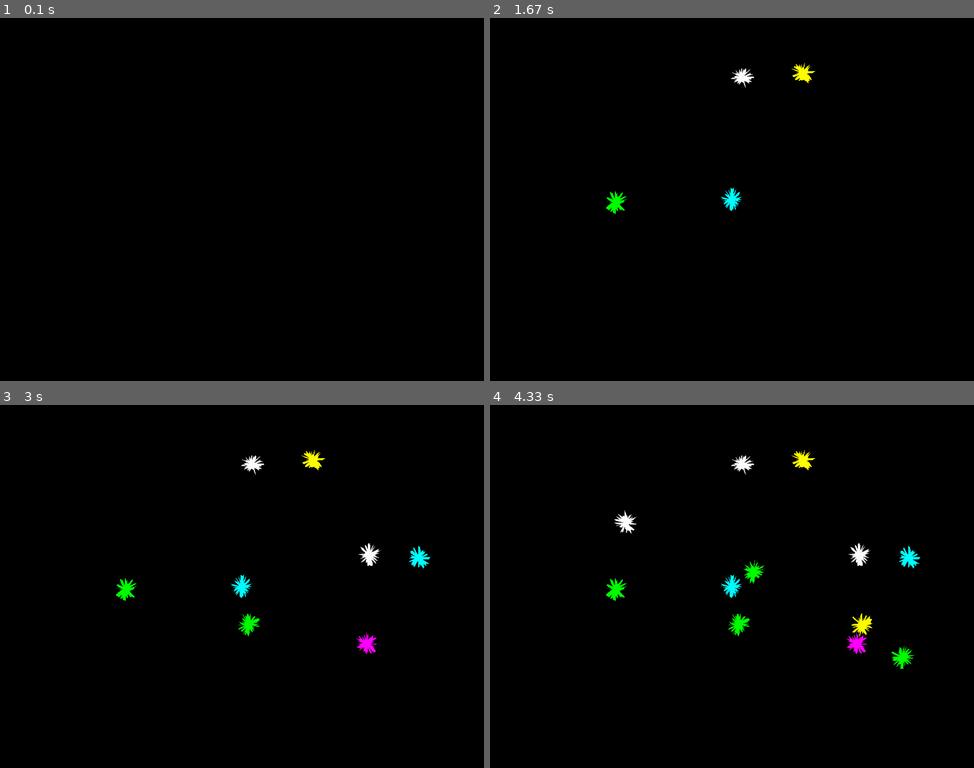
Above: before the commit, frames 1-4 (two rows, left to right).
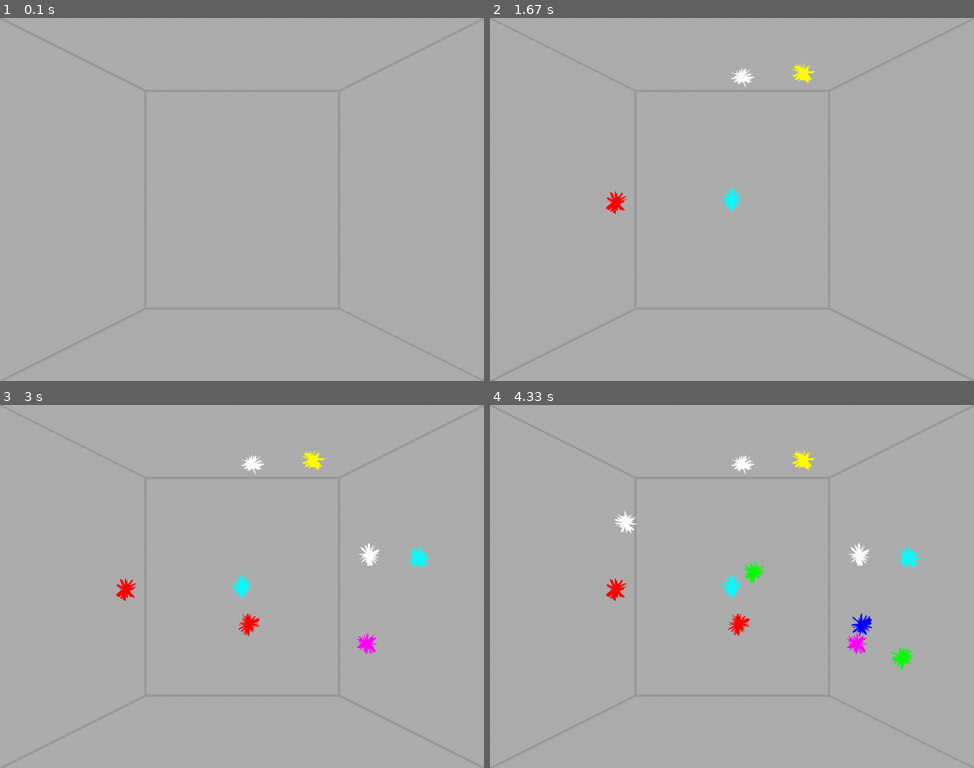
Above: after the commit, the same moments.

Repository: realpatato/pygame-paintball
Game: pygame game, started from main.py
Two runs of this game, one before a commit and one after it. Both use one fixed random seed, a clock stepped at 60 frames per second and the inputs below.
Inputs (mouse positions are in pixels of both pictures, inside the frame that each line leads up to):
- Up to frame 1 (0.1 s): no input
- Up to frame 2 (1.67 s): click (732, 199) at 0.38 s; click (615, 203) at 0.72 s; click (804, 72) at 1.05 s; click (741, 76) at 1.38 s
- Up to frame 3 (3 s): click (246, 622) at 1.72 s; click (367, 644) at 2.05 s; click (367, 553) at 2.38 s; click (416, 557) at 2.72 s
- Up to frame 4 (4.33 s): click (901, 655) at 3.05 s; click (751, 571) at 3.38 s; click (625, 521) at 3.72 s; click (862, 626) at 4.05 s

The runs differ from the first frame. In frame 1, 100% of the frame differs, in the area x 0-100%, y 0-100%; in frame 2, 100%; in frame 3, 99%; in frame 4, 99%.

Commit message:
added background

Diff:
--- /dev/null
+++ b/background.py
@@ -0,0 +1,46 @@
+''' CREATES THE BACKGROUND CLASS '''
+''' IMPORTS '''
+#needed for draw functions
+import pygame
+
+''' BACKGROUND CLASS '''
+class Background:
+    def __init__(self, color):
+        self._color = color
+        self._line_points = self.get_line_points()
+        self._line_color = self.get_line_color()
+
+    def get_line_points(self):
+        ''' Gets the points of the lines that are drawn on the background '''
+        #list of the points of the background lines
+        line_coords = [
+            [(0, 0), (300, 150), (700, 150), (1000, 0)], #top three lines
+            [(0, 750), (300, 600), (700, 600), (1000, 750)], #bottom three lines
+            [(300, 150), (300, 600)], #in-betweener one
+            [(700, 150), (700, 600)]  #in-betweener two
+        ]
+        return line_coords
+
+    def get_line_color(self):
+        ''' Gets the color of the lines based on the background color '''
+        #empty list, since colors can be a list or a tuple (work the same way)
+        line_color = []
+        #iterates over each value in the color tuple
+        for val in self._color:
+            #check if its at lest twenty (prevents negatives since 20 is subtracted)
+            if val > 20:
+                line_color.append(val-20)
+            else:
+                line_color.append(0)
+        #returns the color back
+        return line_color
+
+    def draw_background(self, surface):
+        ''' Draws the background '''
+        #fills the screen
+        surface.fill(self._color)
+        #draws all of the lines
+        pygame.draw.lines(surface, self._line_color, False, self._line_points[0], 5)
+        pygame.draw.lines(surface, self._line_color, False, self._line_points[1], 5)
+        pygame.draw.line(surface, self._line_color, self._line_points[2][0], self._line_points[2][1], 5)
+        pygame.draw.line(surface, self._line_color, self._line_points[3][0], self._line_points[3][1], 5)
--- a/main.py
+++ b/main.py
@@ -5,6 +5,8 @@
 import random
 #needed for splat creation and drawing
 import splat
+#needed for background
+import background as bg
 
 #starts the module
 pygame.init()
@@ -25,6 +27,7 @@
 ''' VARIABLE SET UP'''
 #color code constants, for colors that will never change
 WHITE = (255, 255, 255)
+GRAY = (175, 175, 175)
 BLACK = (0, 0, 0)
 RED = (255, 0, 0)
 YELLOW = (255, 255, 0)
@@ -34,13 +37,16 @@
 PINK = (255, 0, 255)
 
 #list to store the colors, for random selection
-colors = [WHITE, RED, GREEN, BLUE, YELLOW, CYAN, PINK]
+colors = [WHITE, BLACK, RED, GREEN, BLUE, YELLOW, CYAN, PINK]
 
 #empty list to store splats
 splats = []
 
 #load in the paintball sound effect
 gun_sound = pygame.mixer.Sound("audio/paintball_gun.wav")
+
+#create background object
+background = bg.Background(GRAY)
 
 ''' GAME LOOP SET UP '''
 #clock to manage the frame rate
@@ -69,7 +75,7 @@
             keep_playing = False
 
     #clear screen before anything else
-    screen.fill(BLACK)
+    background.draw_background(screen)
 
     ''' DRAW ALL ITEMS HERE '''
     for splat_object in splats:
